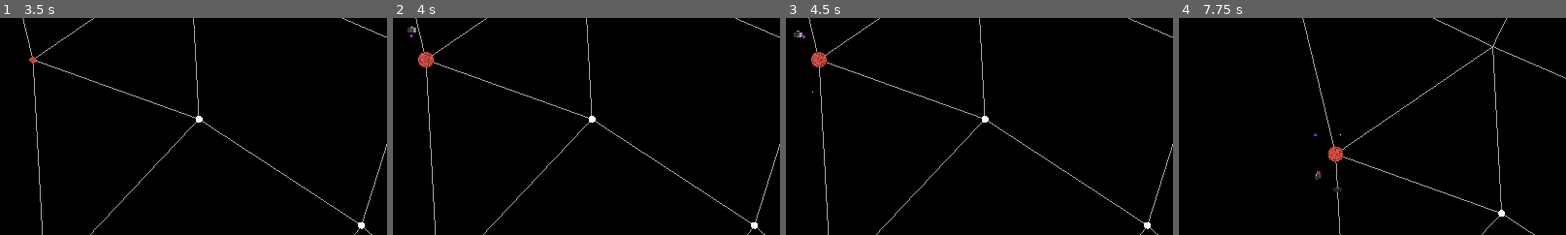
Above: before the commit, frames 1-4 (left to right).
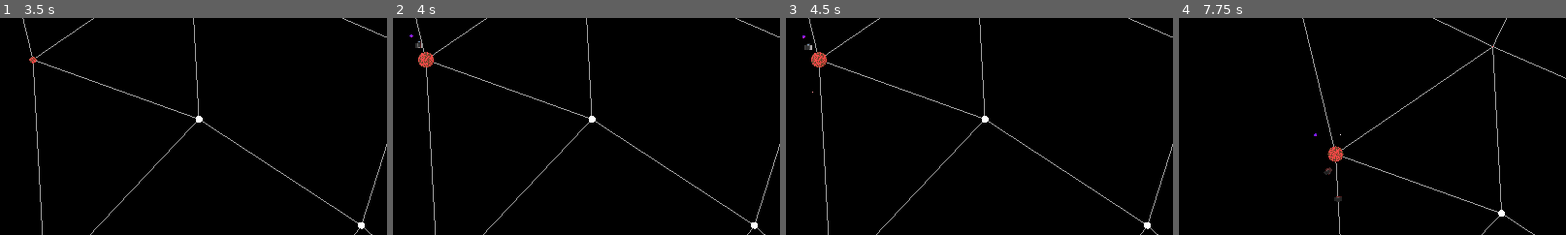
Above: after the commit, the same moments.

Repository: NoahMSchool/SpaceStrategyGame
Game: Godot game, scene res://Galaxy/galaxy.tscn
The game is run twice, just before and just after one commit, with the same random seed, the same clock (stepped at 60 frames per second) and the same inputs.
Inputs (mouse positions are % of the whole screen's width and height, from its top left):
- Up to frame 1 (3.5 s): tap Enter at 0.5, 2 s; move the mouse to (45, 70) at 0.52 s; tap M (m) at 0.6, 3.05 s; tap R (r) at 0.8, 1.35 s; tap Space at 1.25, 2.75 s; move the mouse to (80, 65) at 1.27 s; tap S (s) at 1.55, 2.1 s; move the mouse to (20, 35) at 2.02 s; tap X (x) at 2.3, 2.85 s; move the mouse to (55, 50) at 2.77 s
- Up to frame 2 (4 s): tap Enter at 3.5 s; move the mouse to (35, 25) at 3.52 s; click (35, 25) at 3.6 s; tap R (r) at 3.8 s
- Up to frame 3 (4.5 s): tap Space at 4.25 s; move the mouse to (72, 45) at 4.27 s; tap Middle mouse button (MouseWheelClick) at 4.35 s
- Up to frame 4 (7.75 s): tap S (s) at 4.55, 7.55 s; move the mouse to (30, 55) at 5.02 s; hold Right mouse button (RightMouse) 5.03-5.78 s; tap X (x) at 5.3 s; move the mouse to (60, 28) at 5.77 s; tap Mouse wheel down (ScrollDown) at 5.85 s; tap M (m) at 6.05, 7.35 s; move the mouse to (45, 70) at 6.52 s; tap Mouse wheel up (ScrollUp) at 6.6 s; tap R (r) at 6.8 s; move the mouse to (80, 65) at 7.27 s
The pictures show only the part of the screen within x 30-80%, y 19-69%; the shares and areas given below are measured in that part.

Frame 1 is identical in both runs. In frame 2, 0.1% of the frame differs, in the area x 3-8%, y 3-14%; in frame 3, 0.1%; in frame 4, 0.2%, in the area x 35-43%, y 53-85%.

Commit message:
Improved orbits to make add_to orbit and remove functions which recalculate intead of doing in process

Diff:
--- a/Galaxy/galaxy_generator.gd
+++ b/Galaxy/galaxy_generator.gd
@@ -122,9 +122,10 @@
 		return systems[0]
 	return null
 
-func add_free_resource(resource_node, global_pos):
+func add_free_resource(resource_node, global_pos = null):
 	$FreeShipContiner.add_child(resource_node)
-	resource_node.global_position = global_pos
+	if global_pos:
+		resource_node.global_position = global_pos
 
 func detach_free_resource(resource_node):
 	$FreeShipContiner.remove_child(resource_node)
--- a/SolarSystem/solar_system.gd
+++ b/SolarSystem/solar_system.gd
@@ -53,7 +53,6 @@
 
 	system_active = false
 
-# Called every frame. 'delta' is the elapsed time since the previous frame.
 func _process(delta: float) -> void:
 	if system_active:
 		orbit_planets(delta)
@@ -149,7 +148,8 @@
 		#$PlanetContainer.add_child(planet_ellipse)
 		$PlanetContainer.add_child(new_planet)
 		new_planet.update_planet()
-		system_action_region_radius = orbit_radius
+	system_action_region_radius = orbit_radius
+	resource_orbit_radius = system_action_region_radius/2
 
 
 
@@ -159,19 +159,37 @@
 		p.planet_data.orbit_angle = p.planet_data.orbit_angle + p.planet_data.angular_velocity*delta*orbit_direction
 		var current_orbit = p.planet_data.orbit_angle
 
-		p.position = p.planet_data.orbit_basis*Vector3(p.planet_data.major_orbit_radius*cos(current_orbit), 0, p.planet_data.minor_orbit_radius*sin(current_orbit))
+		p.position = p.planet_data.orbit_basis*Vector3(p.planet_data.major_orbit_radius*cos(current_orbit), 0.25, p.planet_data.minor_orbit_radius*sin(current_orbit))#placed slightly above planets on y axis
 
 var resource_orbit_rotation = 0
-var resource_orbit_radius = 2
+var resource_orbit_radius = 1 #overriden to be relative to system radius in generate_system, may vary if orbit levels are added
+var resource_orbit_positions : Array[Vector3] = []
+var resource_orbit_items = []
+var orbit_angular_separation = 0
+var orbit_count = 0
+var orbit_anglular_separation = 0
+
+func add_resource_to_system_orbit(res):
+	#removing from galaxy and adding to system
+	galaxy.detach_free_resource(res)
+	$ShipResourceContainer.add_child(res)
+	recalculate_orbits()
+
+func detatch_resourse_from_system_orbit(res):
+	var global_pos = res.global_position
+	$ShipResourceContainer.remove_child(res)
+	galaxy.add_free_resource(res, global_pos)
+	recalculate_orbits()
+
+func recalculate_orbits():
+	orbit_count = $ShipResourceContainer.get_child_count()
+	orbit_anglular_separation = 2*PI/orbit_count
+	resource_orbit_positions = []
 
 func orbit_resources(delta):
 	resource_orbit_rotation+= delta/2
-	var orbit_count = $ShipResourceContainer.get_child_count()
-	var orbit_difference = 2*PI/orbit_count
-	var resource_orbit_radius = system_action_region_radius
-
 	for i in range(orbit_count):
-		var orbit_angle = i*orbit_difference + resource_orbit_rotation*orbit_direction
+		var orbit_angle = i*orbit_anglular_separation + resource_orbit_rotation*orbit_direction
 		$ShipResourceContainer.get_child(i).position = Vector3(resource_orbit_radius*cos(orbit_angle),0,resource_orbit_radius*sin(orbit_angle))
 
 
@@ -202,12 +220,8 @@
 """
 
 func generate_resource():
-	var per_row = 10
 	var new_resource = SHIP_RESOURCE.instantiate()
-	$ShipResourceContainer.add_child(new_resource)
-	var x_off = ($ShipResourceContainer.get_child_count() - 1) / per_row
-	var y_off = ($ShipResourceContainer.get_child_count() - 1) % per_row
-	new_resource.position = new_resource.position + Vector3(0.125,0,0)* x_off + Vector3(0, 0, 0.3) * y_off
+	add_resource_to_system_orbit(new_resource)
 	new_resource.final_destination_system = galaxy.get_target_system()
 
 func process_resource(res):
@@ -234,7 +248,7 @@
 		else:
 			print("dead end")
 	else:
-		add_resourse(res)
+		add_resource_to_system_orbit(res)
 		print("at final")
 
 func send_resource(res, next_system):
@@ -253,7 +267,7 @@
 		#var raycast_result = space.intersect_ray(ray_query)
 
 func eject_resource(res):
-	detatch_resourse(res)
+	detatch_resourse_from_system_orbit(res)
 	process_resource(res)
 
 
@@ -263,15 +277,7 @@
 	var recieve_point = -direction*system_action_region_radius
 	return recieve_point
 
-func add_resourse(res):
-	galaxy.detach_free_resource(res)
-	#res.queue_free()
-	#generate_resource()
-	$ShipResourceContainer.add_child(res)
-func detatch_resourse(res):
-	var global_pos = res.global_position
-	$ShipResourceContainer.remove_child(res)
-	galaxy.add_free_resource(res, global_pos)
+
 
 func _on_trail_timer_timeout() -> void:
 	if not system_active:
